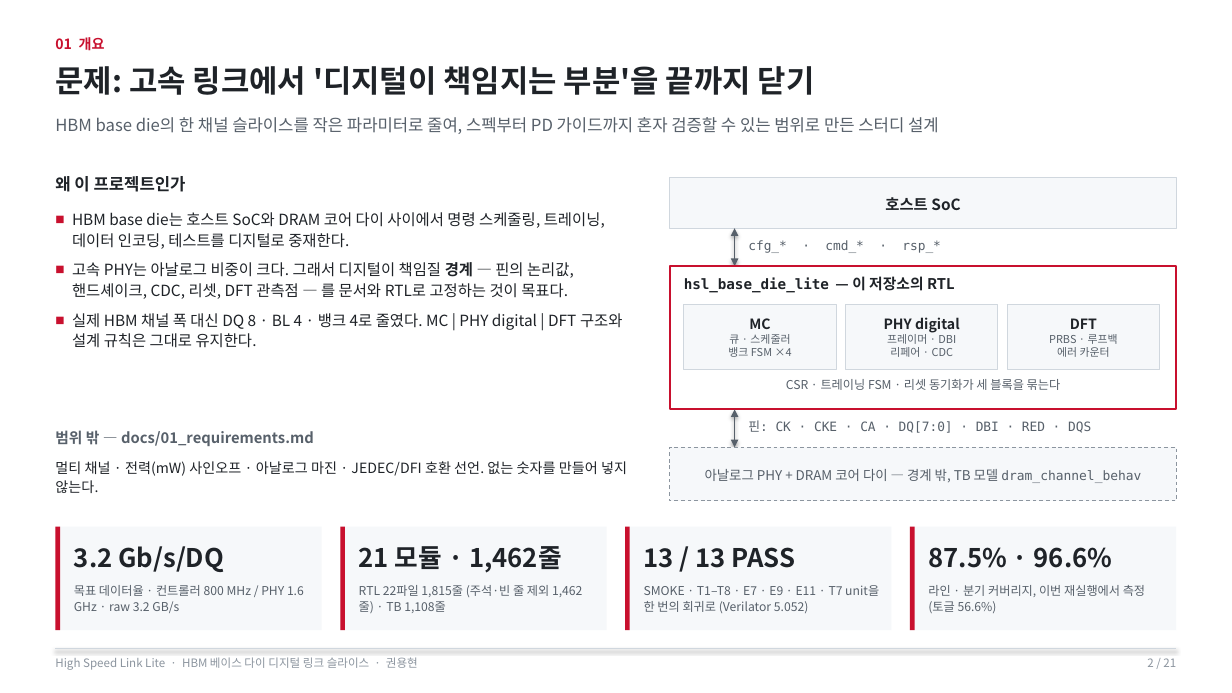
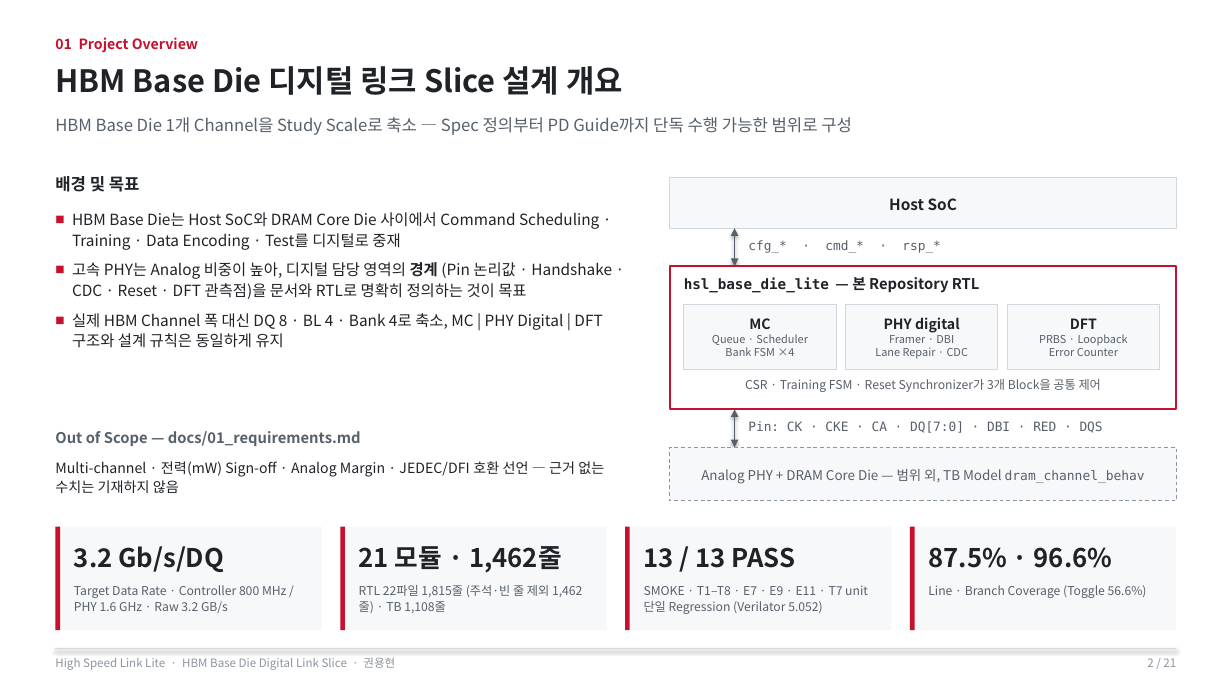
Before and after one commit to yhkwon-git/High_Speed_Link_Lite, a slide deck: slide 2 of portfolio-deck/HighSpeedLinkLite_Portfolio.pptx. Drawn at 1232x693 pixels with LibreOffice and Linux fonts; fonts in the diff are those of the drawing. Boxes give left, top, right and bottom in pixels: in the first picture for what was removed or moved away, otherwise in the second. Text is boxed around its words. In the diff, an @@ line names an element or a change of style, - is before the commit and + after.

```diff
--- a/portfolio-deck/HighSpeedLinkLite_Portfolio.pptx
+++ b/portfolio-deck/HighSpeedLinkLite_Portfolio.pptx
@@ text at bbox=[55, 37, 198, 53]: text changed @@
-01 개요
+01 Project Overview
@@ text at bbox=[55, 66, 623, 95]: text changed @@
-문제: 고속 링크에서 '디지털이 책임지는 부분'을 끝까지 닫기
+HBM Base Die 디지털 링크 Slice 설계 개요
@@ text at bbox=[55, 117, 852, 135]: text changed @@
-HBM base die의 한 채널 슬라이스를 작은 파라미터로 줄여, 스펙부터 PD 가이드까지 혼자 검증할 수 있는 범위로 만든 스터디 설계
+HBM Base Die 1개 Channel을 Study Scale로 축소 — Spec 정의부터 PD Guide까지 단독 수행 가능한 범위로 구성
@@ text at bbox=[55, 176, 140, 192]: text changed @@
-왜 이 프로젝트인가
+배경 및 목표
@@ text in rectangle at bbox=[889, 198, 957, 210]: text changed @@
-호스트 SoC
+Host SoC
@@ text at bbox=[72, 212, 612, 348]: text changed @@
-■ HBM base die는 호스트 SoC와 DRAM 코어 다이 사이에서 명령 스케줄링, 트레이닝, 데이터 인코딩, 테스트를 디지털로 중재한다.
-■ 고속 PHY는 아날로그 비중이 크다. 그래서 디지털이 책임질 경계 — 핀의 논리값, 핸드셰이크, CDC, 리셋, DFT 관측점 — 를 문서와 RTL로 고정하는 것이 목표다.
-■ 실제 HBM 채널 폭 대신 DQ 8 · BL 4 · 뱅크 4로 줄였다. MC | PHY digital | DFT 구조와 설계 규칙은 그대로 유지한다.
+■ HBM Base Die는 Host SoC와 DRAM Core Die 사이에서 Command Scheduling · Training · Data Encoding · Test를 디지털로 중재
+■ 고속 PHY는 Analog 비중이 높아, 디지털 담당 영역의 경계 (Pin 논리값 · Handshake · CDC · Reset · DFT 관측점)을 문서와 RTL로 명확히 정의하는 것이 목표
+■ 실제 HBM Channel 폭 대신 DQ 8 · BL 4 · Bank 4로 축소, MC | PHY Digital | DFT 구조와 설계 규칙은 동일하게 유지
@@ text at bbox=[684, 277, 980, 293]: text changed @@
-hsl_base_die_lite — 이 저장소의 RTL
+hsl_base_die_lite — 본 Repository RTL
@@ text in rectangle at bbox=[712, 334, 808, 356]: text changed @@
-큐 · 스케줄러
-뱅크 FSM ×4
+Queue · Scheduler
+Bank FSM ×4
@@ text in rectangle at bbox=[875, 335, 968, 359]: text changed @@
-프레이머 · DBI
-리페어 · CDC
+Framer · DBI
+Lane Repair · CDC
@@ text in rectangle at bbox=[1039, 334, 1128, 356]: text changed @@
-PRBS · 루프백
-에러 카운터
+PRBS · Loopback
+Error Counter
@@ text at bbox=[745, 379, 1101, 392]: text changed @@
-CSR · 트레이닝 FSM · 리셋 동기화가 세 블록을 묶는다
+CSR · Training FSM · Reset Synchronizer가 3개 Block을 공통 제어
@@ text at bbox=[55, 431, 361, 446]: text changed @@
-범위 밖 — docs/01_requirements.md
+Out of Scope — docs/01_requirements.md
@@ text at bbox=[748, 421, 1103, 433]: text changed @@
-핀: CK · CKE · CA · DQ[7:0] · DBI · RED · DQS
+Pin: CK · CKE · CA · DQ[7:0] · DBI · RED · DQS
@@ text at bbox=[55, 461, 604, 493]: text changed @@
-멀티 채널 · 전력(mW) 사인오프 · 아날로그 마진 · JEDEC/DFI 호환 선언. 없는 숫자를 만들어 넣지 않는다.
+Multi-channel · 전력(mW) Sign-off · Analog Margin · JEDEC/DFI 호환 선언 — 근거 없는 수치는 기재하지 않음
@@ text in rectangle at bbox=[701, 469, 1145, 484]: text changed @@
-아날로그 PHY + DRAM 코어 다이 — 경계 밖, TB 모델 dram_channel_behav
+Analog PHY + DRAM Core Die — 범위 외, TB Model dram_channel_behav
@@ text at bbox=[74, 585, 287, 613]: text changed @@
-목표 데이터율 · 컨트롤러 800 MHz / PHY 1.6 GHz · raw 3.2 GB/s
+Target Data Rate · Controller 800 MHz / PHY 1.6 GHz · Raw 3.2 GB/s
@@ text at bbox=[644, 585, 868, 614]: text changed @@
-SMOKE · T1–T8 · E7 · E9 · E11 · T7 unit을 한 번의 회귀로 (Verilator 5.052)
+SMOKE · T1–T8 · E7 · E9 · E11 · T7 unit 단일 Regression (Verilator 5.052)
@@ text at bbox=[928, 585, 1147, 598]: text changed @@
-라인 · 분기 커버리지, 이번 재실행에서 측정 (토글 56.6%)
+Line · Branch Coverage (Toggle 56.6%)
@@ text at bbox=[55, 657, 395, 670]: text changed @@
-High Speed Link Lite · HBM 베이스 다이 디지털 링크 슬라이스 · 권용현
+High Speed Link Lite · HBM Base Die Digital Link Slice · 권용현
```
Also in this commit, not shown: 20 other slides changed, 2 other files.
